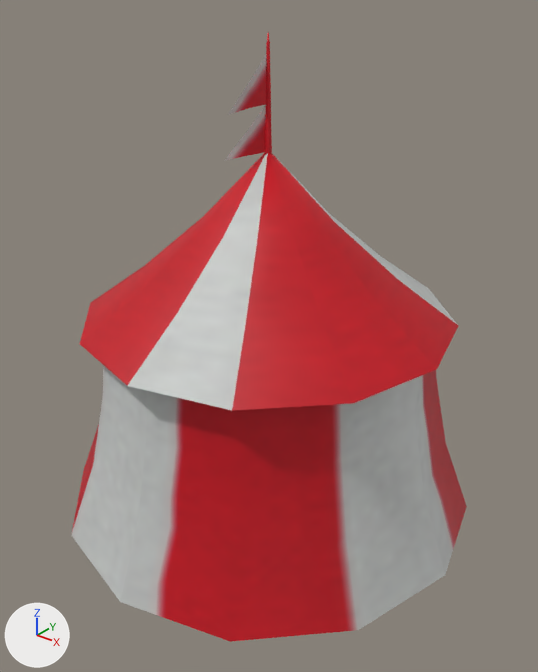
A saved change to the FBX model Assets/XanaBuilder Assets/Models/HOS/10_Shop/HOS1010008_Tent02/HOS1010008.fbx.
One viewpoint serves both versions: a 50 mm lens placed at (5.85, -7.3, 7.13), pointed at (0.23, -0.28, 2.78). Every picture has the same lights, and +X, +Y and +Z are marked at lower left. Objects named as collision shapes, trigger or cutter boxes, shadow casters or lower levels of detail are left out. Where no turn or scale is listed for an object, it has been applied to the vertices.

Objects in the first picture: 'smHOS1010008'.
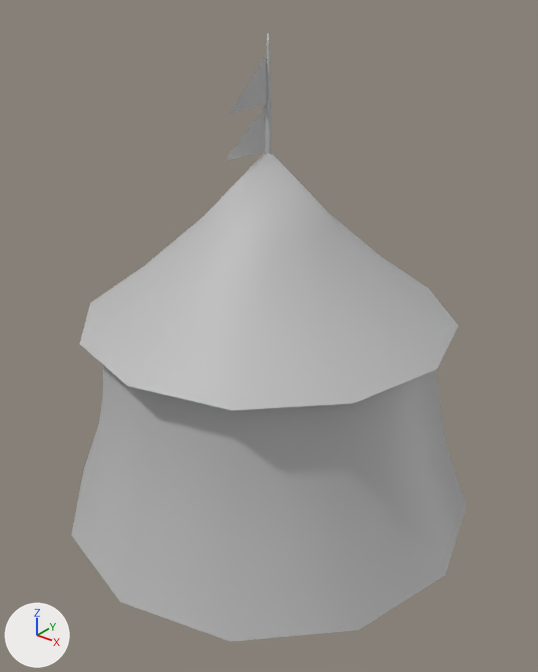
Changed parts and their boxes (x1, y1, x2, y2) in the pictures (538 x 672 px):
'smHOS1010008', surface changed (red to grey): (72, 33, 467, 642) in both

Patch to the scene script:
```diff
--- a/Assets/XanaBuilder Assets/Models/HOS/10_Shop/HOS1010008_Tent02/HOS1010008.fbx.py
+++ b/Assets/XanaBuilder Assets/Models/HOS/10_Shop/HOS1010008_Tent02/HOS1010008.fbx.py
@@ mat_mthos1010008_placemode @@
 mat_mthos1010008_placemode = principled_material('mtHOS1010008_PlaceMode')
-mat_mthos1010008_placemode.texture = img_txhos1010008_diffuse_png
+mat_mthos1010008_placemode.base_color = (0.5, 0.5, 0.5)  # grey #bcbcbc
 mat_mthos1010008_placemode.roughness = 0.553
```
